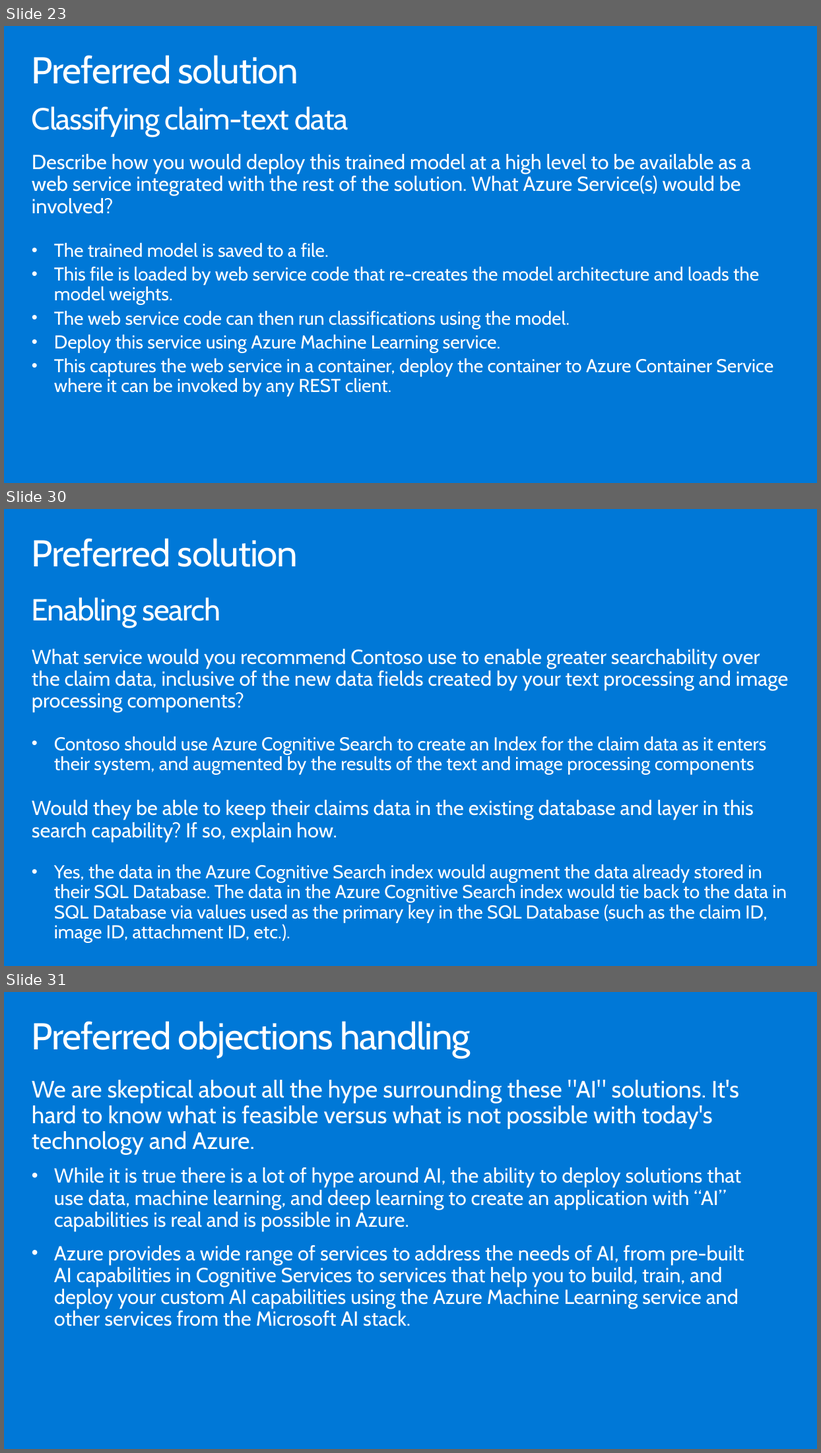
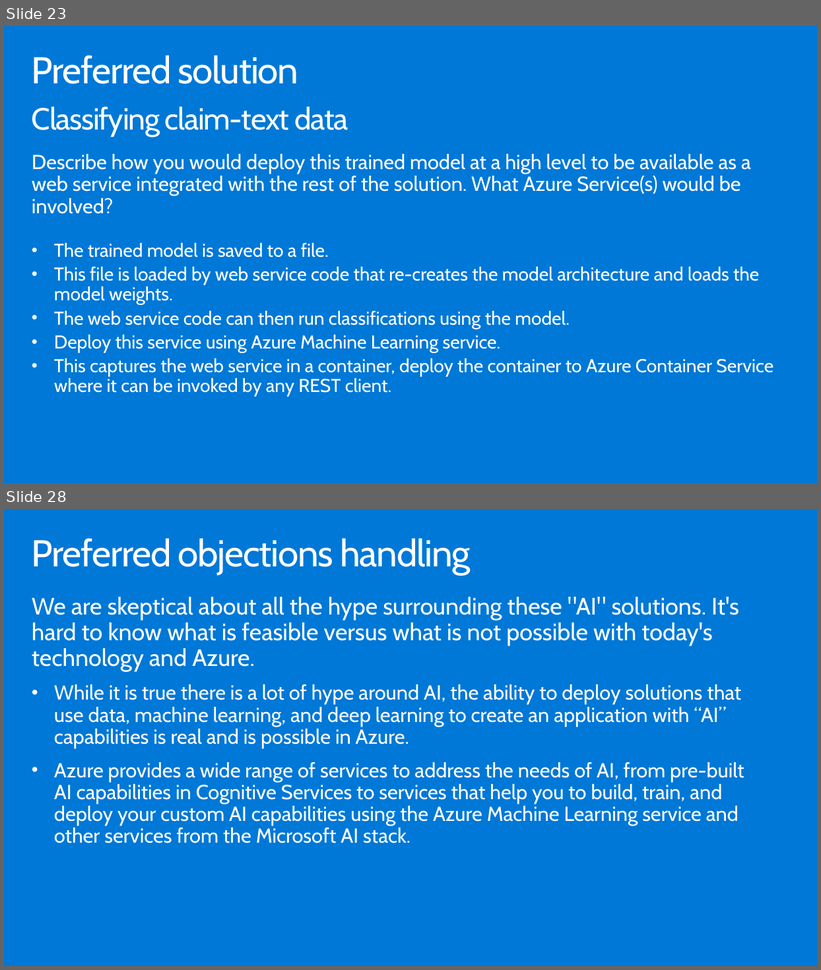
Before and after one commit to microsoft/MCW-Analyzing-text-with-Azure-Machine-Learning-and-Cognitive-Services, a slide deck: Whiteboard design session/WDS trainer presentation - Cognitive Services and deep learning.pptx. Shown one above the other, each under a label of ours: slides 23, 30 and 31 before the commit, slides 23 and 28 after it; the slides between them are not shown. The pictures are 821x1453 and 821x970 pixels, drawn with LibreOffice and Linux fonts; fonts in the diff are those of the drawing. Boxes give left, top, right and bottom in pixels: in the first picture for what was removed or moved away, otherwise in the second. Text is boxed around its words. In the diff, an @@ line names an element or a change of style, - is before the commit and + after.

```diff
--- a/Whiteboard design session/WDS trainer presentation - Cognitive Services and deep learning.pptx
+++ b/Whiteboard design session/WDS trainer presentation - Cognitive Services and deep learning.pptx
@@ slide 30 removed at (4, 509, 817, 966), background #0078D7 @@
@@ title removed at (32, 538, 298, 567) @@
-Preferred solution
@@ text removed at (32, 597, 220, 628) @@
-Enabling search
@@ text removed at (32, 649, 788, 943) @@
-What service would you recommend Contoso use to enable greater searchability over the claim data, inclusive of the new data fields created by your text processing and image processing components?
-• Contoso should use Azure Cognitive Search to create an Index for the claim data as it enters their system, and augmented by the results of the text and image processing components
-Would they be able to keep their claims data in the existing database and layer in this search capability? If so, explain how.
-• Yes, the data in the Azure Cognitive Search index would augment the data already stored in their SQL Database. The data in the Azure Cognitive Search index would tie back to the data in SQL Database via values used as the primary key in the SQL Database (such as the claim ID, image ID, attachment ID, etc.).
@@ what was slide 31 is now slide 28 @@
```
Also in this commit, not shown: 9 slides changed, 2 slides added, 4 other slides removed, 1 other file.
